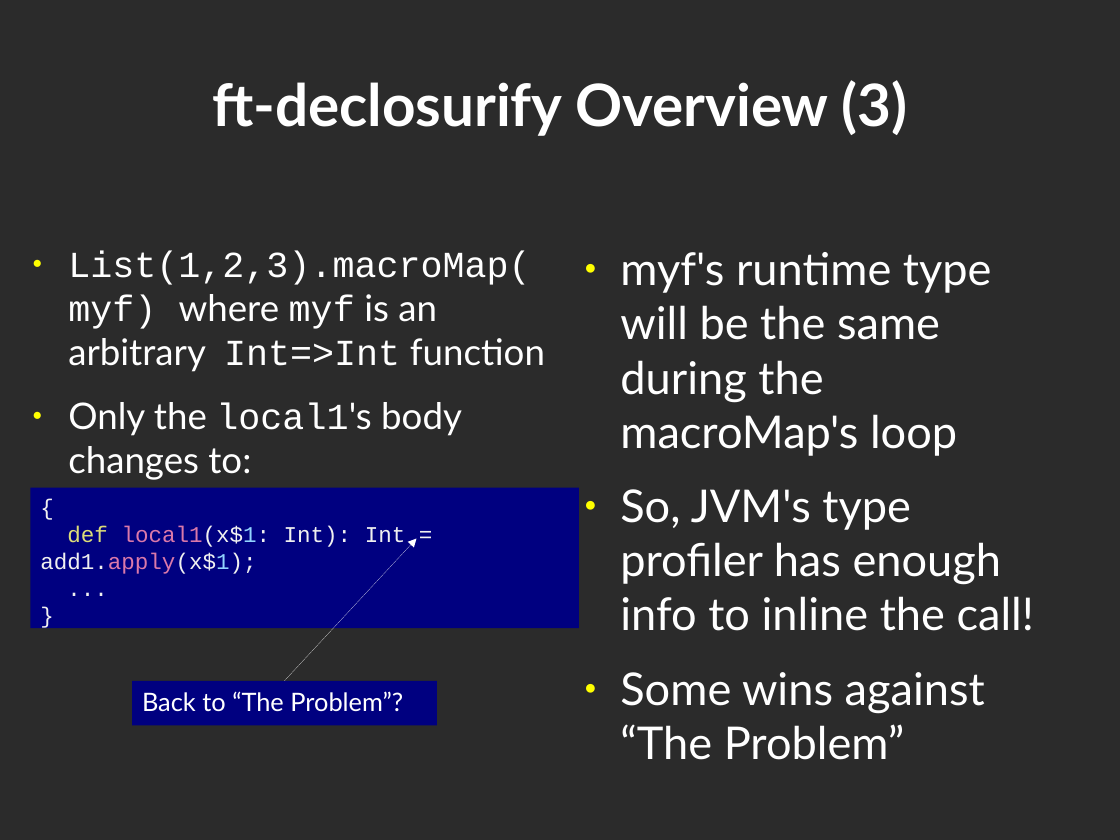
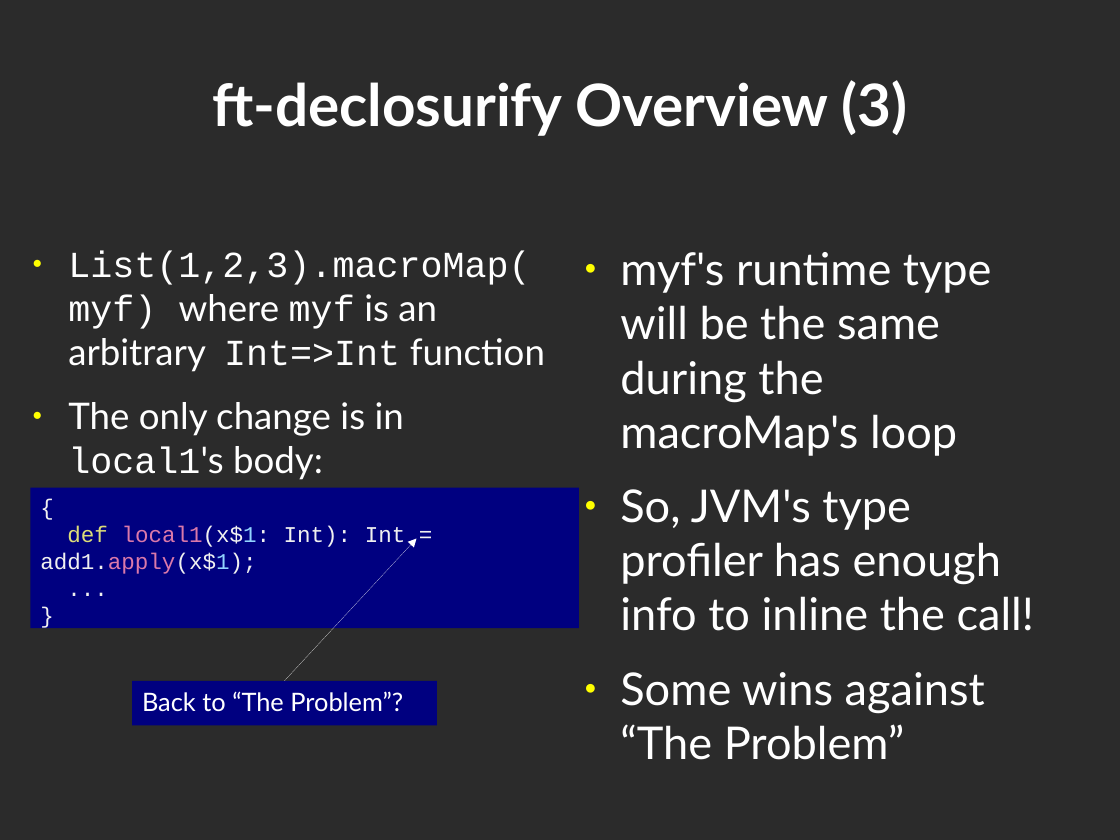
Before and after one commit to geo-kollias/msc-thesis-tex, a slide deck: slide 13 of geokollias_msc_thesis_pres.odp. Drawn at 1120x840 pixels with LibreOffice and Linux fonts; fonts in the diff are those of the drawing; background and template pictures are left out; a plain dark background stands for a picture behind light text. Boxes give left, top, right and bottom in pixels: in the first picture for what was removed or moved away, otherwise in the second. Text is boxed around its words. In the diff, an @@ line names an element or a change of style, - is before the commit and + after.

```diff
--- a/geokollias_msc_thesis_pres.odp
+++ b/geokollias_msc_thesis_pres.odp
@@ text at [68,402,404,480]: text changed @@
-● Only the local1's body changes to:
+● The only change is in local1's body:
```
Also in this commit, not shown: 4 other slides changed.
